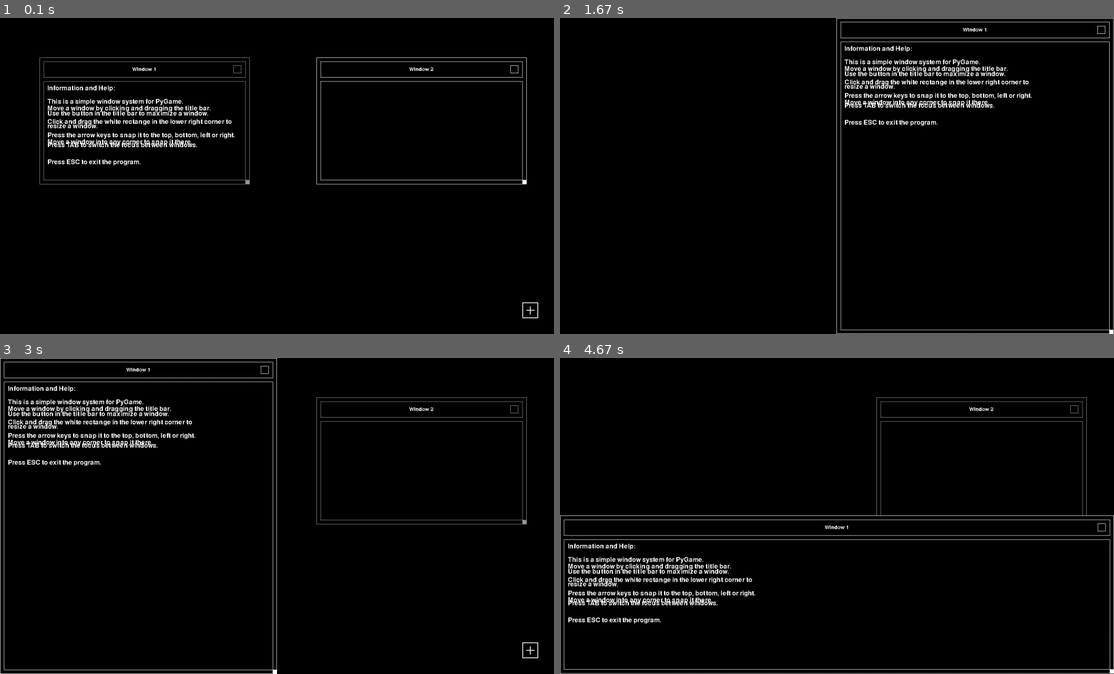
Above: before the commit, frames 1-4 (two rows, left to right).
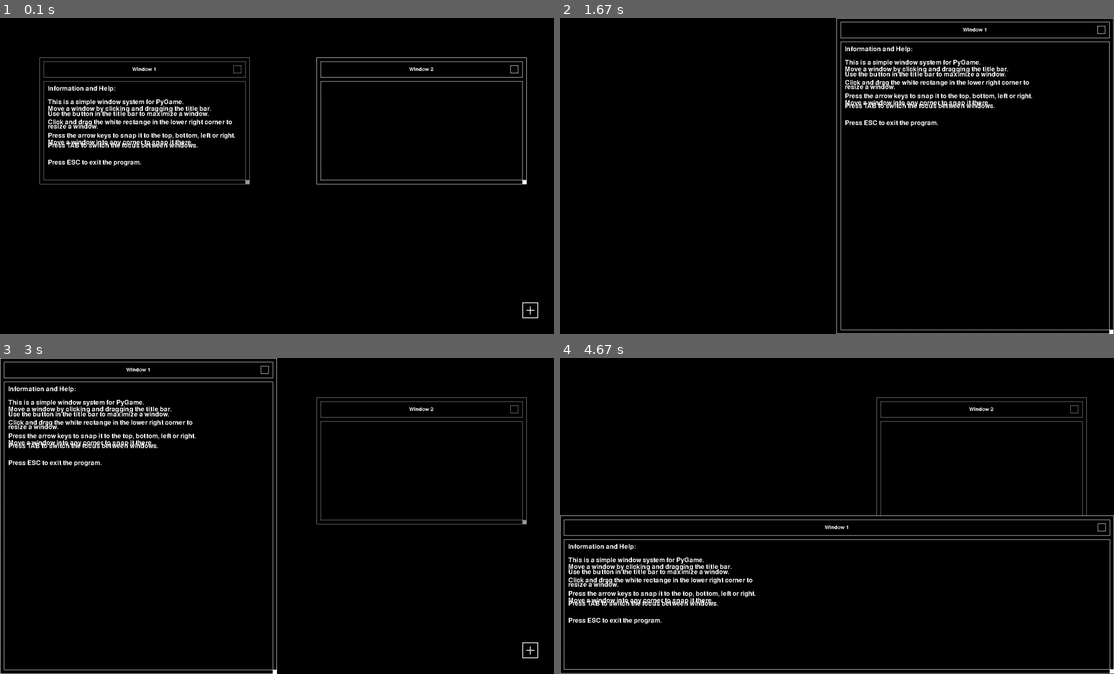
Above: after the commit, the same moments.

Repository: tomastoews/pygame-window-system
Game: pygame game, started from main.py
The game is run twice, just before and just after one commit, with the same random seed, the same clock (stepped at 60 frames per second) and the same inputs.
Inputs (mouse positions are in pixels of both pictures, inside the frame that each line leads up to):
- Up to frame 1 (0.1 s): no input
- Up to frame 2 (1.67 s): click (704, 119) at 0.38 s, where only the run after the commit has a clickable "Window 1"; hold Right 0.67-1.13 s; hold Up 1.17-1.47 s; hold Right from 1.5 s (still down)
- Up to frame 3 (3 s): release Right at 1.97 s; hold Left 2-2.53 s; hold Down 2.57-2.87 s; hold Left from 2.9 s (still down)
- Up to frame 4 (4.67 s): release Left at 3.3 s; hold Up 3.33-3.7 s; hold Right 3.73-4.37 s; hold Down from 4.4 s (still down)

The runs differ from the first frame. In frame 1, 2.4% of the frame differs, in the area x 8-43%, y 21-47%; in frame 2, 2.4%; in frame 3, 2.3%; in frame 4, 2.4%.

Commit message:
Added surface as container for all window elements to be able to clip only the visible content

Diff:
--- a/main.py
+++ b/main.py
@@ -88,6 +88,7 @@
         self.title_text = title_font.render(self.title, False, (255,255,255))
         self.title_bar = pygame.Rect(0,0,0,0)
         self.container = pygame.Rect(0,0,0,0)
+        self.container_surface = pygame.Surface((0,0))
         self.fullscreen_button = pygame.Rect(0,0,0,0)
         self.resize_button = pygame.Rect(0,0,0,0)
         self.lines = []
@@ -258,6 +259,8 @@
         self.container.width = self.width-(+self.border*2)
         self.container.height = self.height-(self.border*3)-self.title_bar.height
 
+        self.container_surface.__init__((self.container.width-1, self.container.height-1))
+
         self.fullscreen_button.x = self.title_bar.x+self.title_bar.width - self.title_bar_button_height - self.title_bar_height/4
         self.fullscreen_button.y = self.title_bar.y + self.title_bar_button_height - self.title_bar_height/4
         self.fullscreen_button.width = self.title_bar_button_height
@@ -295,16 +298,22 @@
         screen.fill((0,0,0), rect=self.title_bar)
         screen.fill((0,0,0), rect=self.container)
         screen.fill(self.border_color, rect=self.resize_button)
+        self.container_surface.fill((0,0,0))
 
         for line in self.lines:
             pygame.draw.line(screen, self.border_color, line[0], line[1], 1)
         pygame.draw.rect(screen, self.border_color, self.fullscreen_button, 1)
 
         for i in range(len(self.elements)):
-            screen.blit(self.elements[i], (
-                self.container.x+10,
-                self.container.y+10+i*self.elements[i].get_height()
-            ))
+            self.container_surface.blit(
+                self.elements[i],
+                (
+                    10,
+                    10+i*self.elements[i].get_height(),
+                )
+            )
+
+        screen.blit(self.container_surface, (self.container.x+1, self.container.y+1))
         screen.blit(self.title_text, (
             (self.title_bar.x+self.title_bar.width/2)-(self.title_text.get_width()/2),
             (self.title_bar.y+self.title_bar.height/2)-(self.title_text.get_height()/2)
